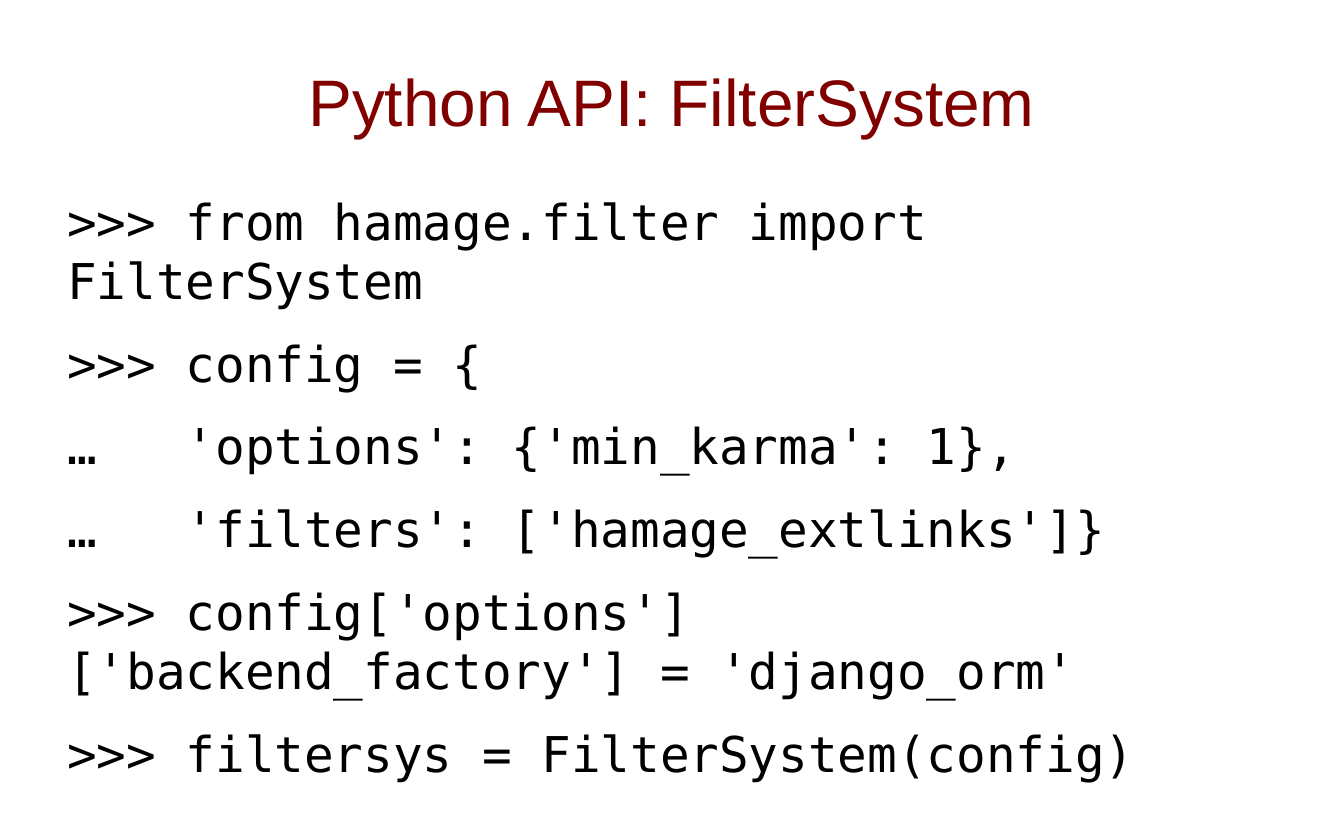
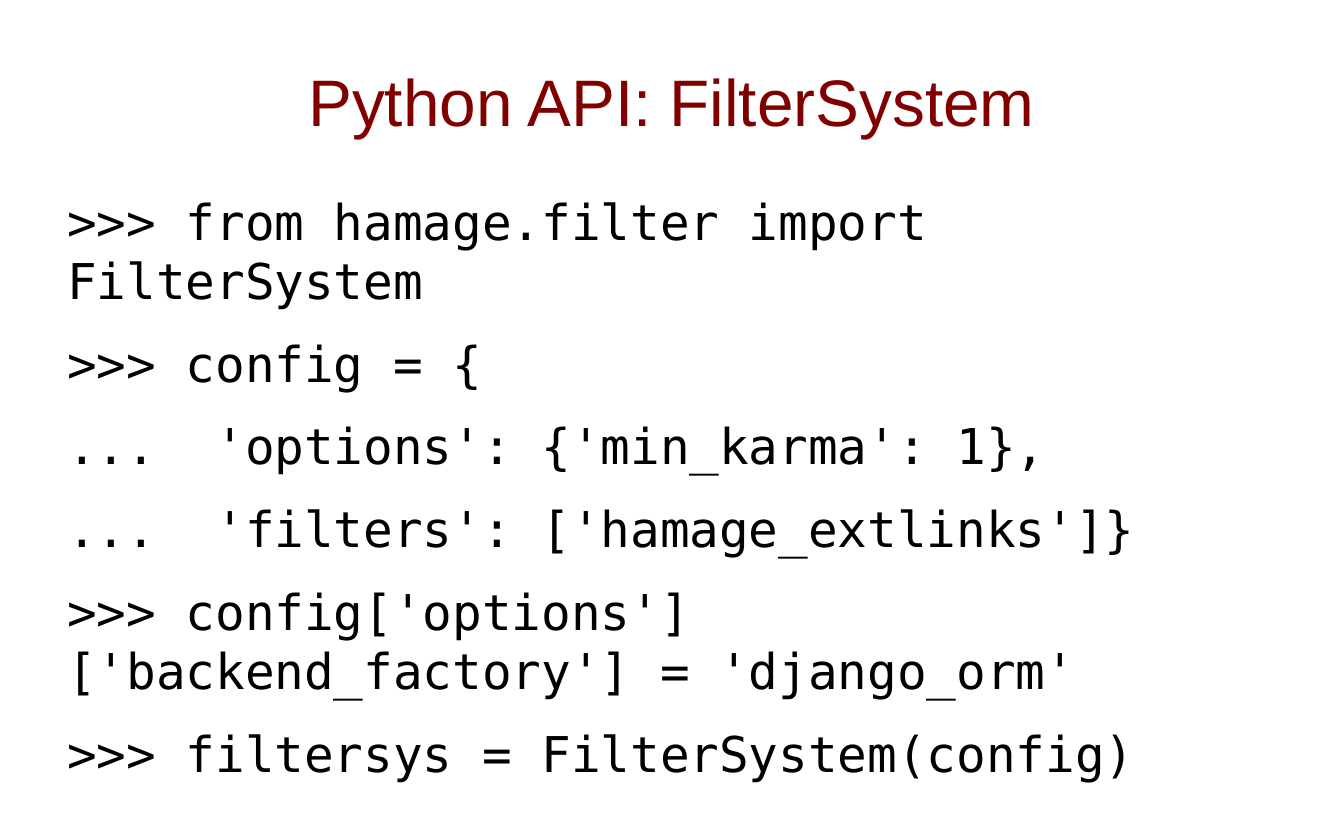
Before and after one commit to slinkp/pygotham_hamage_demo, a slide deck: slide 25 of pygotham2_hamage_slides.odp. Drawn at 1344x816 pixels with LibreOffice and Linux fonts; fonts in the diff are those of the drawing. Boxes give left, top, right and bottom in pixels: in the first picture for what was removed or moved away, otherwise in the second. Text is boxed around its words. In the diff, an @@ line names an element or a change of style, - is before the commit and + after.

Commit message:
post-conference slide tweaks: typos etc

```diff
--- a/pygotham2_hamage_slides.odp
+++ b/pygotham2_hamage_slides.odp
@@ text at <box>215,426,1134,558</box>: text changed @@
-… 'options': {'min_karma': 1},
-… 'filters': ['hamage_extlinks']}
+... 'options': {'min_karma': 1},
+... 'filters': ['hamage_extlinks']}
```
Also in this commit, not shown: 7 other slides changed, 1 other file.
